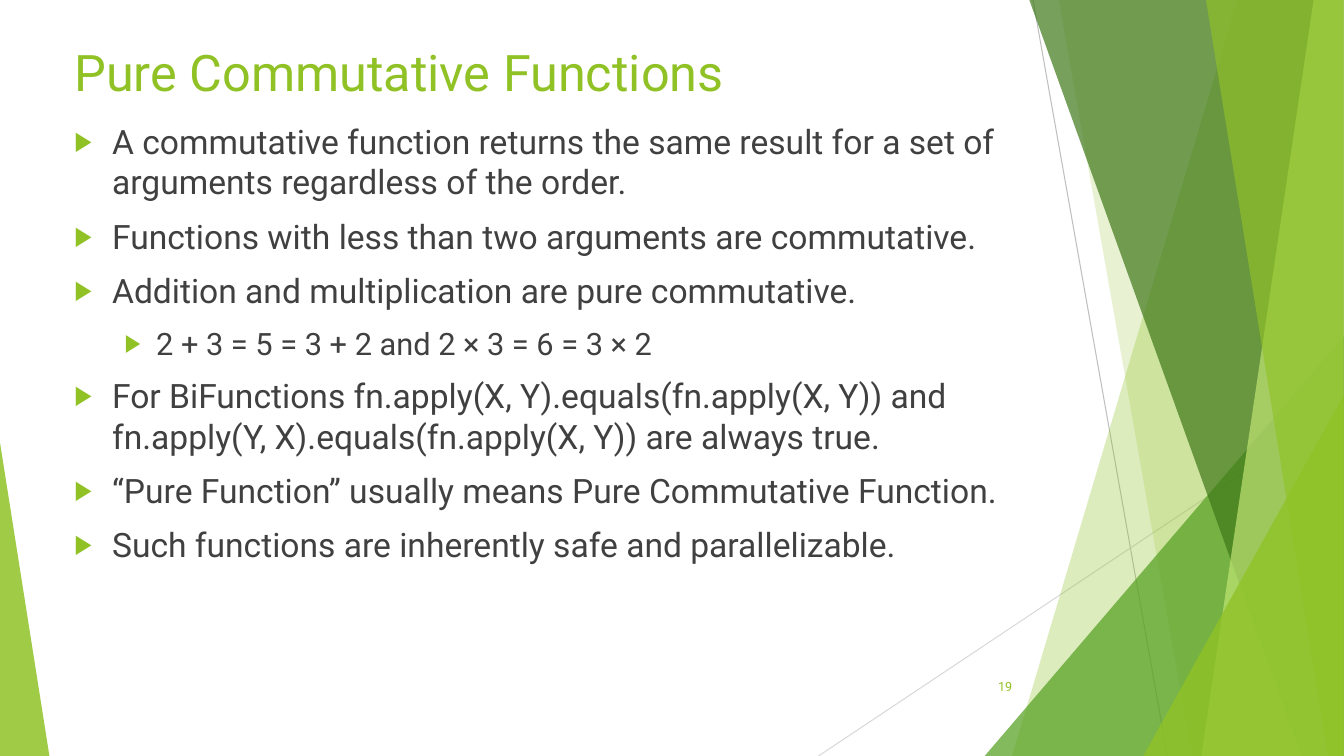
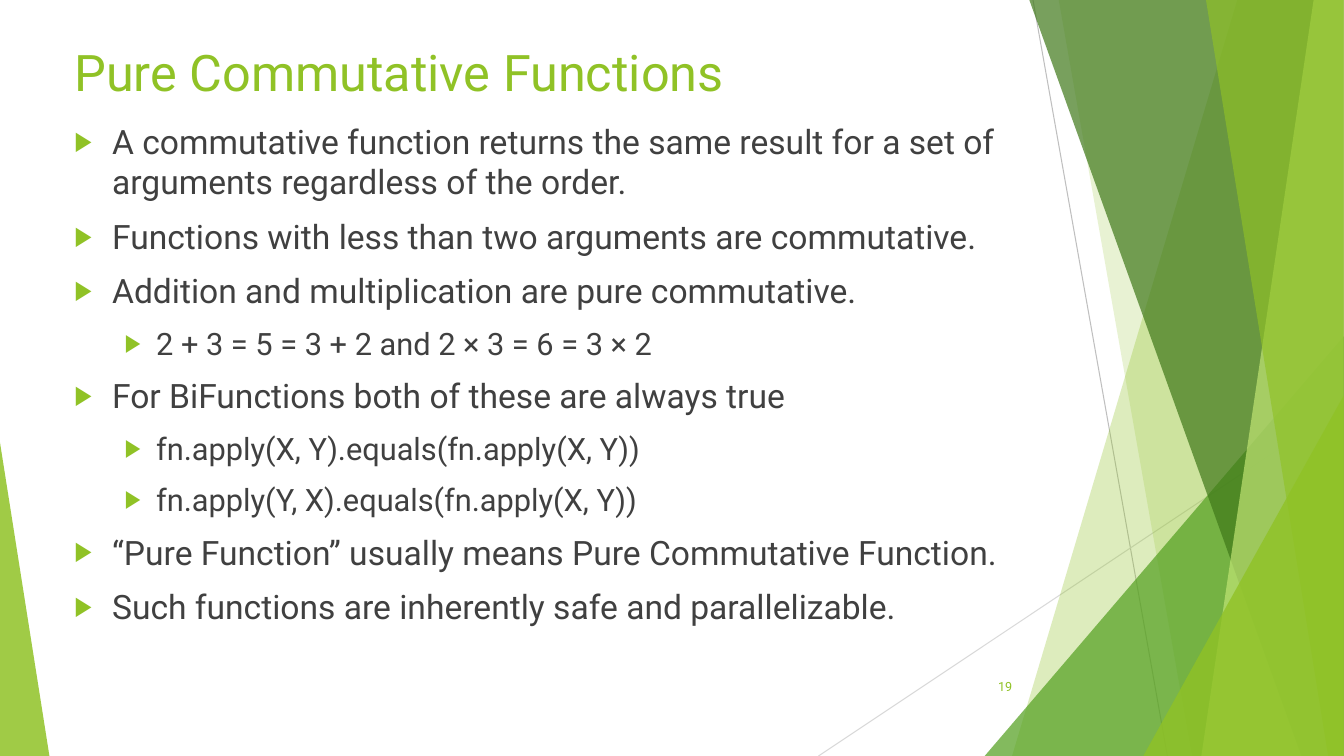
Before and after one commit to RichardRoda/2017-CodePaLOUsa-Lambda, a slide deck: slide 19 of Learning to Love the Lambda in the Stream.pptx. Drawn at 1344x756 pixels with LibreOffice and Linux fonts; fonts in the diff are those of the drawing. Boxes give left, top, right and bottom in pixels: in the first picture for what was removed or moved away, otherwise in the second. Text is boxed around its words. In the diff, an @@ line names an element or a change of style, - is before the commit and + after.

```diff
--- a/Learning to Love the Lambda in the Stream.pptx
+++ b/Learning to Love the Lambda in the Stream.pptx
@@ text at (x1=112, y1=382, x2=785, y2=518): text changed; size 24 to 22 pt @@
-▶ For BiFunctions fn.apply(X, Y).equals(fn.apply(X, Y)) and fn.apply(Y, X).equals(fn.apply(X, Y)) are always true.
+▶ For BiFunctions both of these are always true
+  ▶ fn.apply(X, Y).equals(fn.apply(X, Y))
+  ▶ fn.apply(Y, X).equals(fn.apply(X, Y))
```
Also in this commit, not shown: 4 other slides changed.
